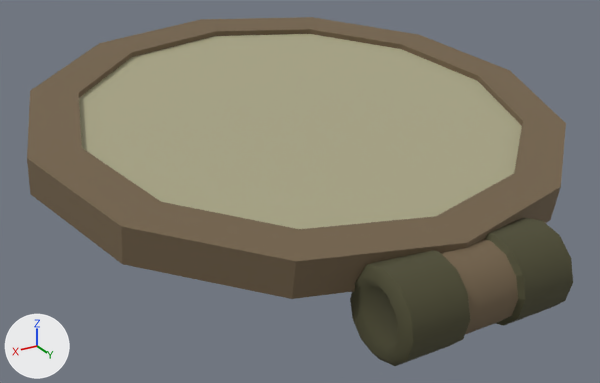
Two versions of the FBX model Assets/Trash/Alexis_Trash/Décors_Indus/OBJ/Salle_Fin/OBJ_Porte_Tuyau.fbx, one commit apart.
Rendered twice from a 50 mm camera at (39.43, -35.67, 13.07) aimed at (34.28, -44.27, 8.77). The lights are fixed; the arrows at lower left show +X, +Y and +Z. Where no turn or scale is listed for an object, it has been applied to the vertices.
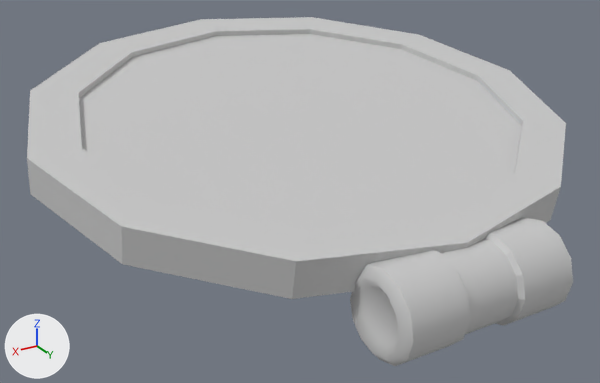
The newer file is also turned or shifted as a whole; pictures and numbers use the older file's frame.

Location of each change, (x1, y1, x2, y2) in pixels of the pictures (600 x 383 px):
part 1 of me_mesh, recoloured (beige to grey): (79, 34, 522, 229) in both
part 2 of me_mesh, recoloured (brown to grey): (27, 17, 566, 334) in both
part 3 of me_mesh, recoloured (yellow to grey): (350, 218, 573, 366) in both

The change, as a diff of the scene's bpy script:
```diff
--- a/Assets/Trash/Alexis_Trash/Décors_Indus/OBJ/Salle_Fin/OBJ_Porte_Tuyau.fbx.py
+++ b/Assets/Trash/Alexis_Trash/Décors_Indus/OBJ/Salle_Fin/OBJ_Porte_Tuyau.fbx.py
@@ mat_material__2 @@
+mat_material__2 = principled_material('Material #2')
+mat_material__2.base_color = (0.588, 0.588, 0.588)  # light grey #cacaca
+mat_material__2.roughness = 0.859
@@ me_mesh @@
 me_mesh.from_pydata(...)  # 204 vertices, 204 faces; spans x -3.6..3.6, y -6.48..0.52, z -0.52..1.71
 # used by ob_object; location = (34.0, -41.37, 8.674)
+# me_mesh part 1: all 12 faces that had it switch from mat_metal_1 (beige #aaa787) to mat_material__2 (light grey #cacaca)
+# me_mesh part 2: all 84 faces that had it switch from mat_metal_2 (brown #75634b) to mat_material__2 (light grey #cacaca)
+# me_mesh part 3: all 108 faces that had it switch from mat_metal_3 (dark yellow #4d4b32) to mat_material__2 (light grey #cacaca)
```
